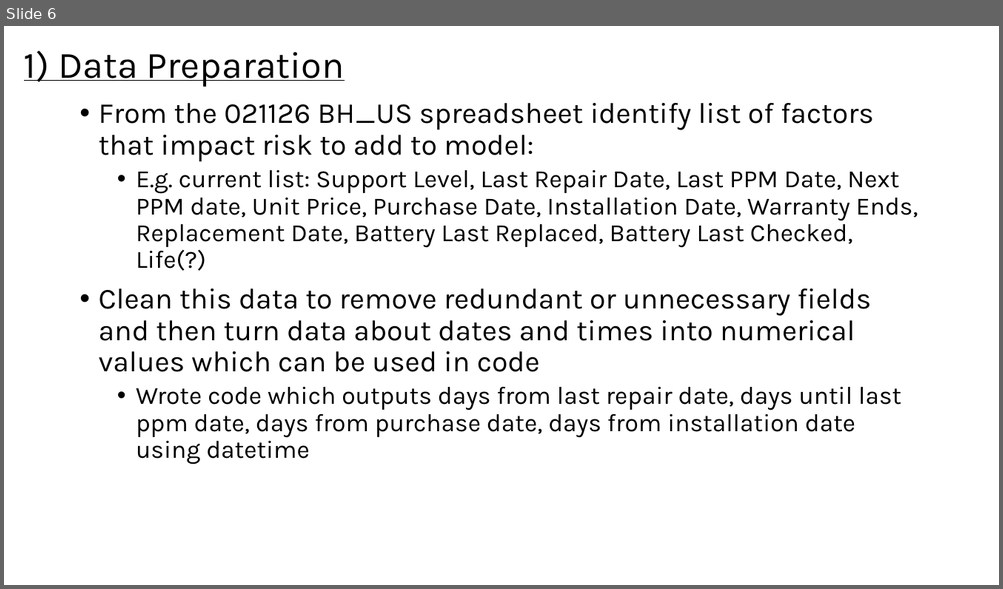
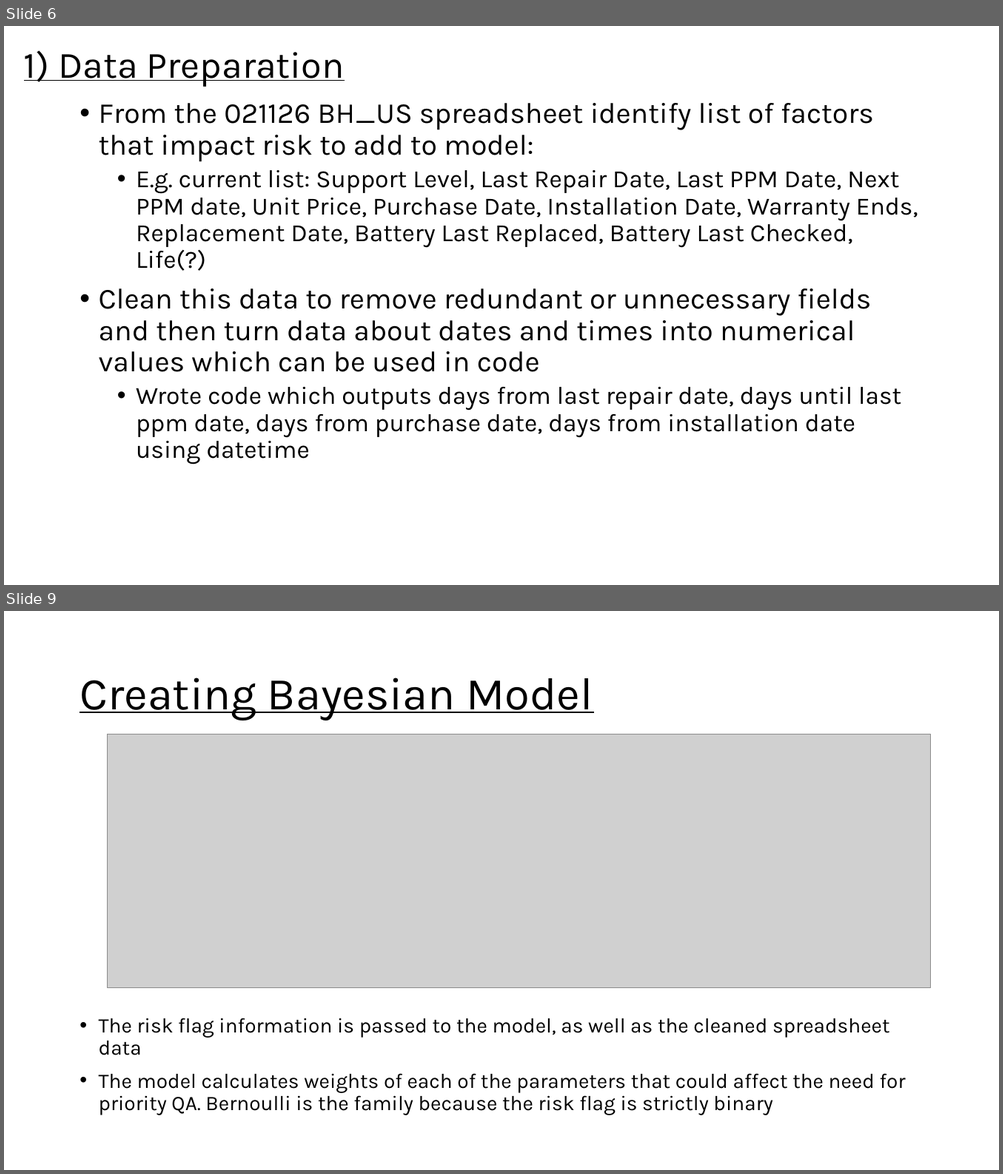
Before and after one commit to phmehta95/Ultrasound-Risk-Assessment-Model, a slide deck: Framework for Risk Model.pptx. Shown one above the other, each under a label of ours: slide 6 before the commit, slides 6 and 9 after it; the slides between them are not shown. The pictures are 1003x589 and 1003x1174 pixels, drawn with LibreOffice and Linux fonts; fonts in the diff are those of the drawing; grey boxes stand for pictures. Boxes give left, top, right and bottom in pixels: in the first picture for what was removed or moved away, otherwise in the second. Text is boxed around its words. In the diff, an @@ line names an element or a change of style, - is before the commit and + after.

```diff
--- a/Framework for Risk Model.pptx
+++ b/Framework for Risk Model.pptx
@@ slide 9 added at [4, 611, 999, 1170], background #FFFFFF @@
@@ title added at [79, 678, 593, 721], 44 pt, text #000000, underline @@
+Creating Bayesian Model
@@ picture added at [108, 734, 930, 988] @@
@@ text added at [99, 1018, 905, 1116], 20 pt, text #000000 @@
+• The risk flag information is passed to the model, as well as the cleaned spreadsheet data
+• The model calculates weights of each of the parameters that could affect the need for priority QA. Bernoulli is the family because the risk flag is strictly binary
```
Also in this commit, not shown: 1 slide changed, 2 other slides added, 4 other files.
